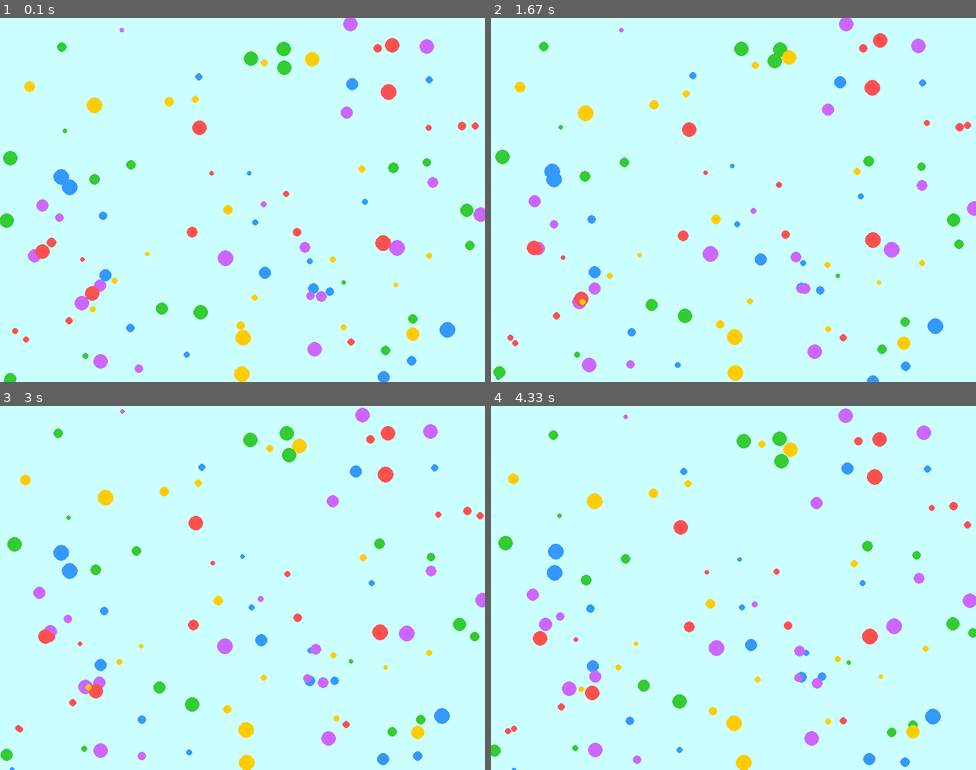
Above: before the commit, frames 1-4 (two rows, left to right).
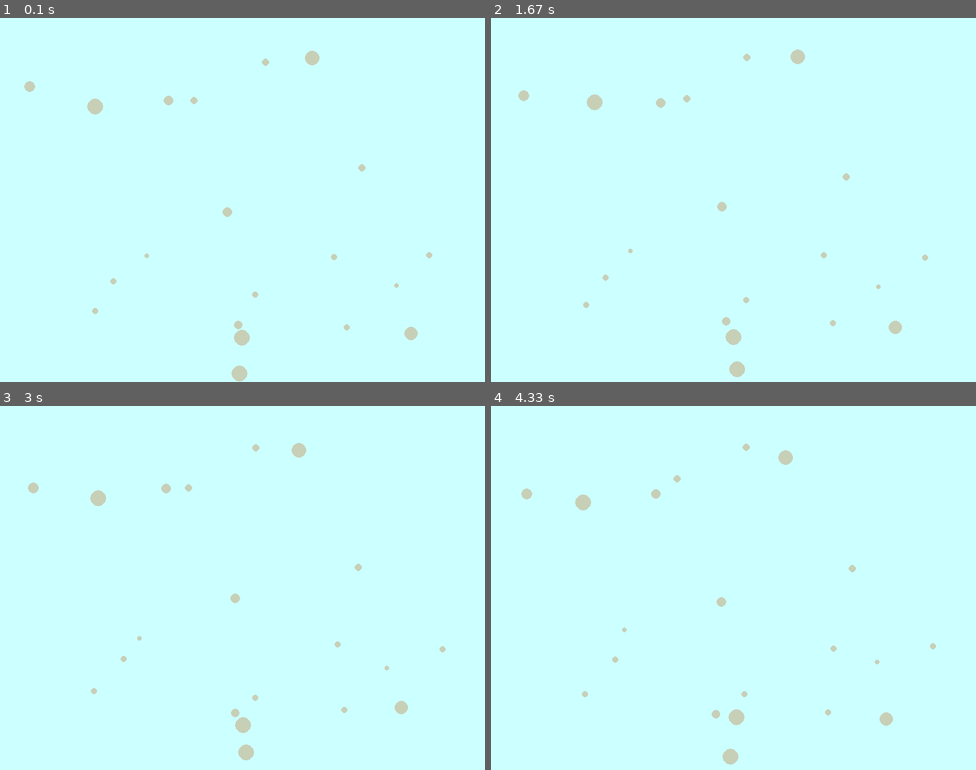
Above: after the commit, the same moments.

Repository: momentumlearn/python-oo-programming-with-pygame-allisondurham
Game: pygame game, started from game.py
Two runs of this game, one before a commit and one after it. Both use one fixed random seed, a clock stepped at 60 frames per second and the inputs below.
Inputs:
- Up to frame 1 (0.1 s): no input
- Up to frame 2 (1.67 s): no input
- Up to frame 3 (3 s): no input
- Up to frame 4 (4.33 s): no input

The runs differ from the first frame. In frame 1, 5.1% of the frame differs, in the area x 0-100%, y 0-100%; in frame 2, 5.2%; in frame 3, 5.4%; in frame 4, 5.5%.

Commit message:
random one color

Diff:
--- a/blob.py
+++ b/blob.py
@@ -24,3 +24,18 @@
 
         if self.y < 0: self.y = 0
         elif self.y > self.y_boundary: self.y = self.y_boundary
+
+    def generate_color(self):
+        r = random.randrange(255)
+        g = random.randrange(225)
+        b = random.randrange(225)
+        return (r, g, b)
+
+    def color_list():
+        color_bank = []
+        for i in range(5):
+            color_bank.append(generate_color())
+        return color_bank
+
+    def color_choice():
+        return random.choice(color_bank)
--- a/game.py
+++ b/game.py
@@ -3,6 +3,8 @@
 
 import pygame
 import random
+import scratch
+from random import randrange
 from blob import Blob
 
 STARTING_COLOR1_BLOBS = 20
@@ -36,19 +38,38 @@
     pygame.display.update()
 
 
+#generate random colors
+def generate_color(self):
+    r = random.randrange(255)
+    g = random.randrange(225)
+    b = random.randrange(225)
+    return (r, g, b)
+
+#def color_list(blob)
+    #generate list of 5
+#loop
+
+
+
 def main():
-    color1_blobs = dict(enumerate([Blob(COLOR1, WIDTH, HEIGHT) for i in range(STARTING_COLOR1_BLOBS)]))
-    color2_blobs = dict(enumerate([Blob(COLOR2, WIDTH, HEIGHT) for i in range(STARTING_COLOR2_BLOBS)]))
-    color3_blobs = dict(enumerate([Blob(COLOR3, WIDTH, HEIGHT) for i in range(STARTING_COLOR3_BLOBS)]))
-    color4_blobs = dict(enumerate([Blob(COLOR4, WIDTH, HEIGHT) for i in range(STARTING_COLOR4_BLOBS)]))
-    color5_blobs = dict(enumerate([Blob(COLOR5, WIDTH, HEIGHT) for i in range(STARTING_COLOR5_BLOBS)]))
+    color_list = scratch.color_list()
+    for color in color_list:
+        color1_blobs = dict(enumerate([Blob(color, WIDTH, HEIGHT) for i in range(STARTING_COLOR1_BLOBS)]))
+    # color2_blobs = dict(enumerate([Blob(color, WIDTH, HEIGHT) for i in range(STARTING_COLOR2_BLOBS)]))
+    # color3_blobs = dict(enumerate([Blob(color, HEIGHT) for i in range(STARTING_COLOR3_BLOBS)]))
+    # color4_blobs = dict(enumerate([Blob(WIDTH, HEIGHT) for i in range(STARTING_COLOR4_BLOBS)]))
+    # color5_blobs = dict(enumerate([Blob(WIDTH, HEIGHT) for i in range(STARTING_COLOR5_BLOBS)]))
     while True:
         for event in pygame.event.get():
             if event.type == pygame.QUIT:
                 pygame.quit()
                 quit()
-        draw_environment([color1_blobs, color2_blobs, color3_blobs, color4_blobs, color5_blobs])
+        draw_environment([color1_blobs])
         clock.tick(60)
+
+
+
+
 
 if __name__ == '__main__':
     while True:
--- /dev/null
+++ b/scratch.py
@@ -0,0 +1,30 @@
+
+
+
+
+
+
+
+import random
+from random import randrange
+
+
+def generate_color():
+    r = random.randrange(255)
+    g = random.randrange(225)
+    b = random.randrange(225)
+    return (r, g, b)
+
+def color_list():
+    color_bank = []
+    for i in range(5):
+        color_bank.append(generate_color())
+    print(color_bank)
+    return color_bank
+
+def color_choice():
+    print(random.choice(color_list()))
+    return random.choice(color_list())
+
+color_list()
+color_choice()
